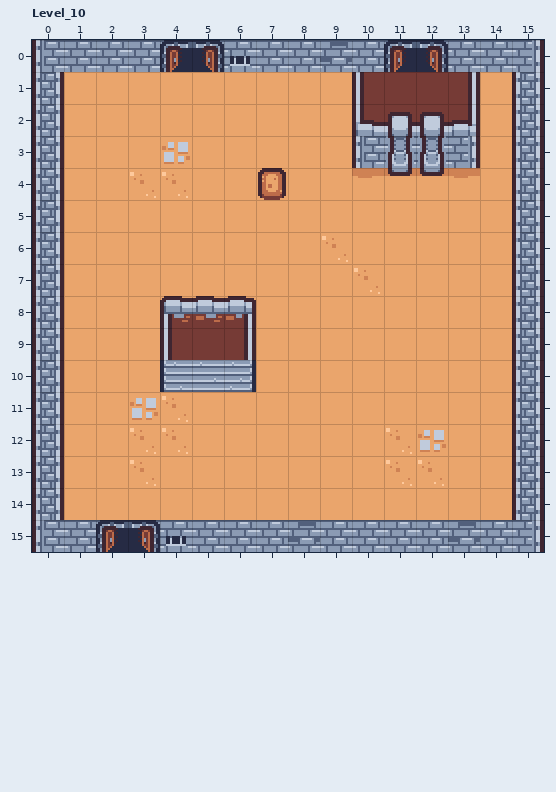
Level history. LDtk project: resources/ldtk-levels/test1.ldtk. Above is the file before it was changed.
Cells are 16x16 px. Shown: Level_10 x 0..15, y 0..15. The commit also changed other parts of the map, which this record leaves out.
The result:
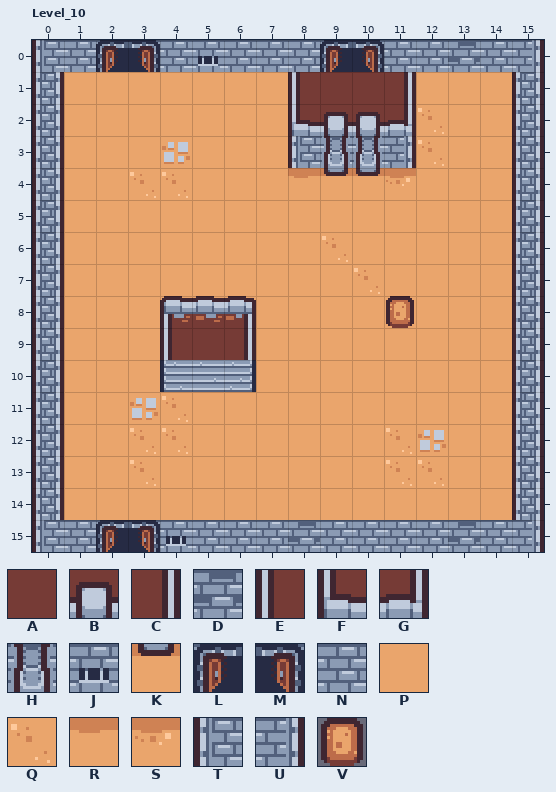
Key: from "Dungeon": A 0, B 6, C 13, D 14, E 15, F 16, G 17, H 18, J 28, K 30, L 34, M 35, N 40, P 48, Q 49, R 50, S 51, T 57, U 59, V 66.
_ is an empty cell, # one hidden under a higher layer.
Change:
{"where": "layer \"Floor\""}
{"y":2,"x":12,"old":"#","new":"Q"}
{"y":4,"x":13,"old":"R","new":"P"}
{"where": "layer \"Walls\""}
{"y":0,"x":2,"old":"NNLMJ","new":"LMNJN"}
{"y":0,"x":9,"old":"DNLMN","new":"LMNND"}
{"y":1,"x":8,"old":"__EAAC","new":"EAAC__"}
{"y":2,"x":8,"old":"__FBBG","new":"FBBG__"}
{"y":3,"x":8,"old":"__THHU","new":"THHU__"}
{"y":4,"x":7,"old":"V___KK","new":"_RKKS_"}
{"y":8,"x":11,"old":"_","new":"V"}
{"label":"changed","picture_box":[96,40,252,72]}
{"label":"changed","picture_box":[258,40,480,200]}
{"label":"added","picture_box":[386,296,414,328]}
